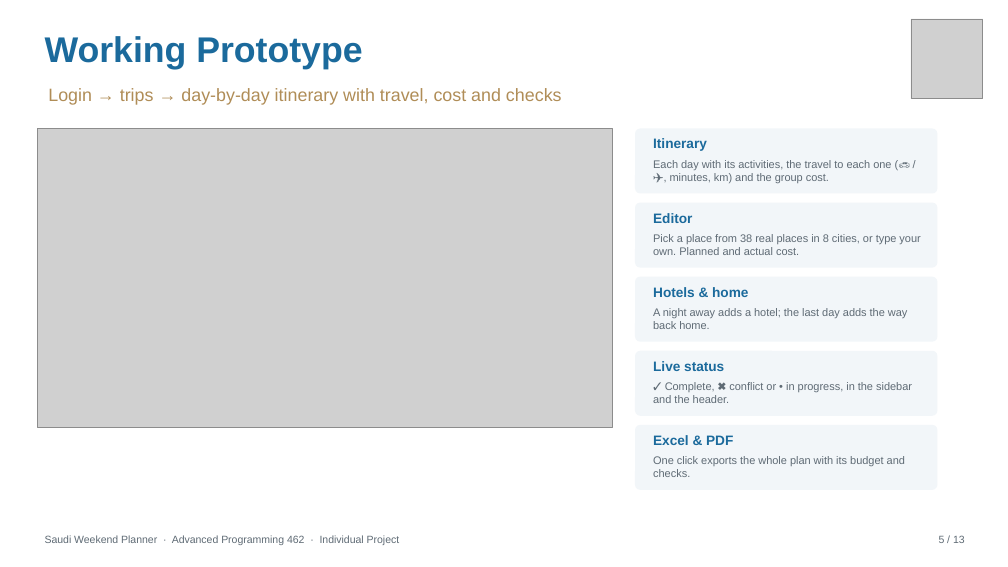
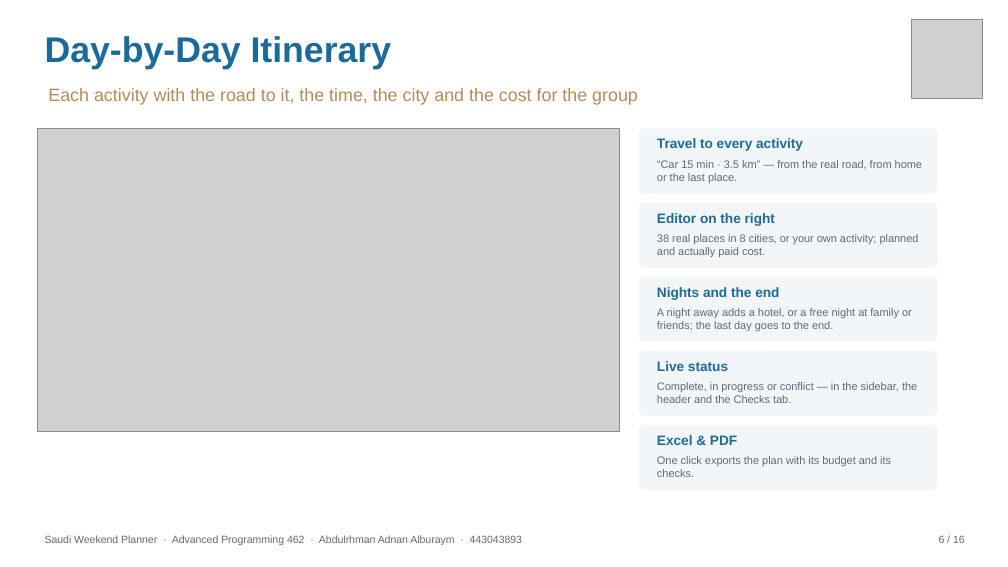
Before and after one commit to abdulrhmanalbream/saudi-weekend-plans, a slide deck: slide 6 of docs/Saudi_Weekend_Planner_Presentation.pptx (slide 5 before the commit). Drawn at 1008x567 pixels with LibreOffice and Linux fonts; fonts in the diff are those of the drawing; grey boxes stand for pictures. Boxes give left, top, right and bottom in pixels: in the first picture for what was removed or moved away, otherwise in the second. Text is boxed around its words. In the diff, an @@ line names an element or a change of style, - is before the commit and + after.

Commit message:
Update README, presentation, report and screenshots for the final version

```diff
--- a/docs/Saudi_Weekend_Planner_Presentation.pptx
+++ b/docs/Saudi_Weekend_Planner_Presentation.pptx
@@ text at [45,36,392,69]: text changed @@
-Working Prototype
+Day-by-Day Itinerary
@@ text at [48,88,638,105]: text changed @@
-Login → trips → day-by-day itinerary with travel, cost and checks
+Each activity with the road to it, the time, the city and the cost for the group
@@ picture: place and size @@
-picture at [38,129,613,428]
+picture at [38,129,620,432]
@@ rounded rectangle: place and size @@
-rounded rectangle at [635,129,938,194]
+rounded rectangle at [639,129,938,194]
@@ text at [657,138,803,151]: text changed @@
-Itinerary
+Travel to every activity
@@ text at [657,160,922,183]: text changed @@
-Each day with its activities, the travel to each one (🚗 / ✈, minutes, km) and the group cost.
+“Car 15 min · 3.5 km” — from the real road, from home or the last place.
@@ rounded rectangle: place and size @@
-rounded rectangle at [635,203,938,268]
+rounded rectangle at [639,203,938,268]
@@ text at [657,234,919,257]: text changed @@
-Pick a place from 38 real places in 8 cities, or type your own. Planned and actual cost.
+38 real places in 8 cities, or your own activity; planned and actually paid cost.
@@ text at [657,213,775,226]: text changed @@
-Editor
+Editor on the right
@@ rounded rectangle: place and size @@
-rounded rectangle at [635,277,938,342]
+rounded rectangle at [639,277,938,342]
@@ text at [657,287,779,300]: text changed @@
-Hotels & home
+Nights and the end
@@ text at [657,308,912,331]: text changed @@
-A night away adds a hotel; the last day adds the way back home.
+A night away adds a hotel, or a free night at family or friends; the last day goes to the end.
@@ rounded rectangle: place and size @@
-rounded rectangle at [635,351,938,416]
+rounded rectangle at [639,351,938,416]
@@ text "Live status": place and size @@
-text "Live status" at [653,361,724,371]
+text "Live status" at [657,361,728,371]
@@ text at [657,382,917,403]: text changed @@
-✓ Complete, ✖ conflict or • in progress, in the sidebar and the header.
+Complete, in progress or conflict — in the sidebar, the header and the Checks tab.
@@ rounded rectangle: place and size @@
-rounded rectangle at [635,425,938,490]
+rounded rectangle at [639,425,938,490]
@@ text "Excel & PDF": place and size @@
-text "Excel & PDF" at [653,435,733,445]
+text "Excel & PDF" at [657,435,737,445]
@@ text at [657,456,891,477]: text changed @@
-One click exports the whole plan with its budget and checks.
+One click exports the plan with its budget and its checks.
@@ text at [45,535,522,545]: text changed @@
-Saudi Weekend Planner · Advanced Programming 462 · Individual Project
+Saudi Weekend Planner · Advanced Programming 462 · Abdulrhman Adnan Alburaym · 443043893
@@ text at [939,535,965,543]: text changed @@
-5 / 13
+6 / 16
```
Also in this commit, not shown: 9 other slides changed, 6 slides added, 3 slides removed, 17 other files.
